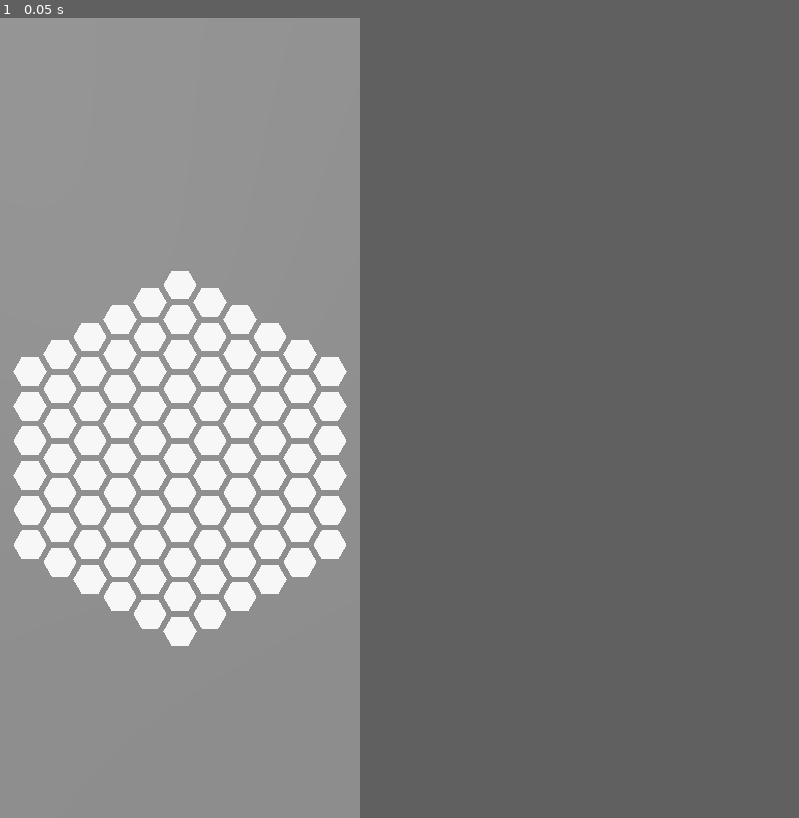
Above: before the commit, frame 1.
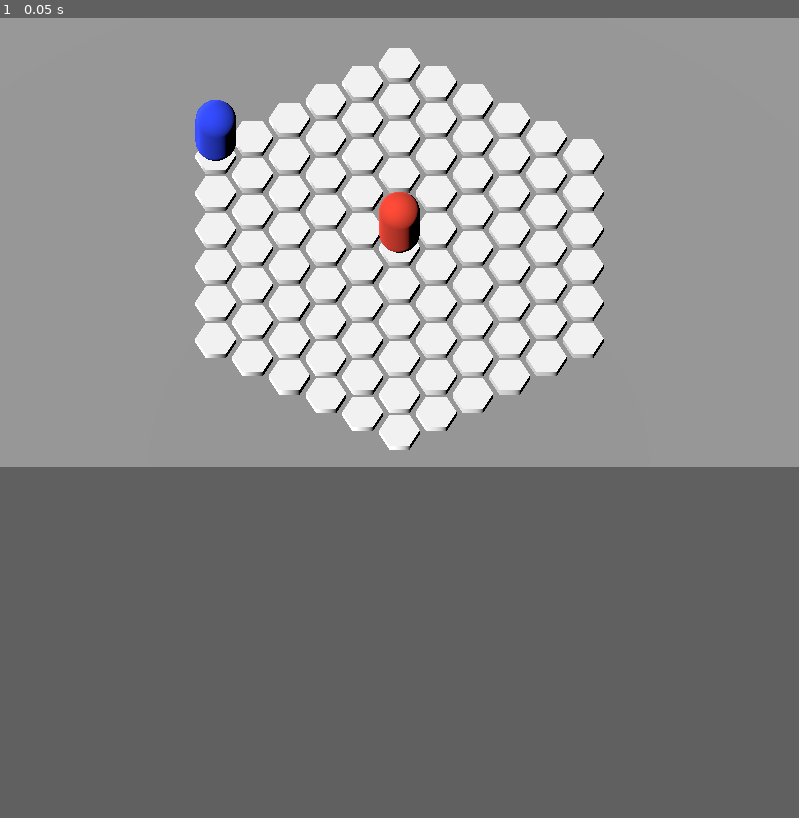
Above: after the commit, the same moment.

Repository: cwahlfeldt/hex-game-2
Game: Godot game, scene res://main.tscn
Two runs of this game, one before a commit and one after it. Both use one fixed random seed, a clock stepped at 60 frames per second and the inputs below.
Inputs:
- Up to frame 1 (0.05 s): no input
In our replay, the window is 360x800 before the commit and 799x449 after it. These sizes can differ from the game's own. Grey fills any space a smaller window leaves; there, only what the larger window draws over its background counts as a difference.

The runs differ from the first frame. In frame 1, 24% of the frame differs, in the area x 1-76%, y 3-79%.

Commit message:
players added

Diff:
--- /dev/null
+++ b/enemy.tscn
@@ -0,0 +1,15 @@
+[gd_scene load_steps=3 format=3 uid="uid://5lyadpkov730"]
+
+[sub_resource type="StandardMaterial3D" id="StandardMaterial3D_tjtsu"]
+albedo_color = Color(1, 0.27451, 0.192157, 1)
+
+[sub_resource type="CapsuleMesh" id="CapsuleMesh_e3t7k"]
+material = SubResource("StandardMaterial3D_tjtsu")
+radial_segments = 61
+rings = 10
+
+[node name="Player" type="Node3D"]
+
+[node name="MeshInstance3D" type="MeshInstance3D" parent="."]
+transform = Transform3D(1, 0, 0, 0, 1, 0, 0, 0, 1, 0, 1.29715, 0)
+mesh = SubResource("CapsuleMesh_e3t7k")
--- a/main.tscn
+++ b/main.tscn
@@ -1,6 +1,9 @@
-[gd_scene load_steps=3 format=3 uid="uid://dpsnxtmh5yx32"]
+[gd_scene load_steps=4 format=3 uid="uid://dpsnxtmh5yx32"]
 
 [ext_resource type="Script" path="res://map.gd" id="1_wuwod"]
+
+[sub_resource type="StandardMaterial3D" id="StandardMaterial3D_eq3qc"]
+albedo_color = Color(0.62, 0.62, 0.62, 1)
 
 [sub_resource type="PlaneMesh" id="PlaneMesh_8una2"]
 
@@ -10,13 +13,14 @@
 script = ExtResource("1_wuwod")
 
 [node name="Background" type="MeshInstance3D" parent="."]
-transform = Transform3D(17.7, 0, 0, 0, 17.7, 0, 0, 0, 17.7, 0, -1, 0)
+transform = Transform3D(30, 0, 0, 0, 30, 0, 0, 0, 30, 0, -1, 0)
+material_override = SubResource("StandardMaterial3D_eq3qc")
 mesh = SubResource("PlaneMesh_8una2")
 
 [node name="Camera3D" type="Camera3D" parent="."]
-transform = Transform3D(1, 0, 0, 0, -4.37114e-08, 1, 0, -1, -4.37114e-08, 0, 7.52509, -1.20714)
+transform = Transform3D(1, 0, 0, 0, 0.5, 0.866025, 0, -0.866025, 0.5, 0, 10, 5.6)
 projection = 1
-size = 24.0
+size = 11.0
 
 [node name="DirectionalLight3D" type="DirectionalLight3D" parent="."]
-transform = Transform3D(0.87165, -0.449019, -0.196489, 0, -0.400893, 0.916125, -0.490128, -0.798541, -0.349439, 0, 7.40271, 0)
+transform = Transform3D(0.5, 0.75, -0.433013, 0, 0.5, 0.866025, 0.866025, -0.433013, 0.25, 0, 0, 0)
--- a/map.gd
+++ b/map.gd
@@ -170,19 +170,31 @@
 	return grid
 
 var HEX_SCENE = preload("res://hex.tscn")
+var PLAYER_SCENE = preload("res://player.tscn")
+var ENEMY_SCENE = preload("res://enemy.tscn")
 
 # Called when the node enters the scene tree for the first time.
 func _ready() -> void:
+	var grid = draw_grid()
+	print(grid)
+	draw_players(grid)
+
+# Called every frame. 'delta' is the elapsed time since the previous frame.
+func _process(delta: float) -> void:
+	pass
+
+func draw_grid():
 	var grid = hex_shaped_grid(5)
 	var coords = create_grid_3d_coords(grid)
-	#var hex_mesh = HEX_SCENE.instantiate()
-	#add_child(hex_mesh)
 	for hex_coord in coords:
 		var hex_mesh = HEX_SCENE.instantiate()
 		add_child(hex_mesh)
 		hex_mesh.global_transform.origin = hex_coord
-		print(hex_mesh)
-
-# Called every frame. 'delta' is the elapsed time since the previous frame.
-func _process(delta: float) -> void:
-	pass
+	return coords
+
+func draw_players(grid_coords):
+	var player_mesh = PLAYER_SCENE.instantiate()
+	var enemy_mesh = ENEMY_SCENE.instantiate()
+	add_child(player_mesh)
+	add_child(enemy_mesh)
+	player_mesh.global_transform.origin = grid_coords[0]
--- /dev/null
+++ b/player.tscn
@@ -0,0 +1,15 @@
+[gd_scene load_steps=3 format=3 uid="uid://bl0uxg6ds5q2x"]
+
+[sub_resource type="StandardMaterial3D" id="StandardMaterial3D_tjtsu"]
+albedo_color = Color(0.168627, 0.27451, 1, 1)
+
+[sub_resource type="CapsuleMesh" id="CapsuleMesh_e3t7k"]
+material = SubResource("StandardMaterial3D_tjtsu")
+radial_segments = 61
+rings = 10
+
+[node name="Player" type="Node3D"]
+
+[node name="MeshInstance3D" type="MeshInstance3D" parent="."]
+transform = Transform3D(1, 0, 0, 0, 1, 0, 0, 0, 1, 0, 1.29715, 0)
+mesh = SubResource("CapsuleMesh_e3t7k")
--- a/project.godot
+++ b/project.godot
@@ -15,11 +15,6 @@
 config/features=PackedStringArray("4.3", "Forward Plus")
 config/icon="res://icon.svg"
 
-[display]
-
-window/size/viewport_width=576
-window/size/viewport_height=1278
-
 [rendering]
 
 renderer/rendering_method="mobile"
